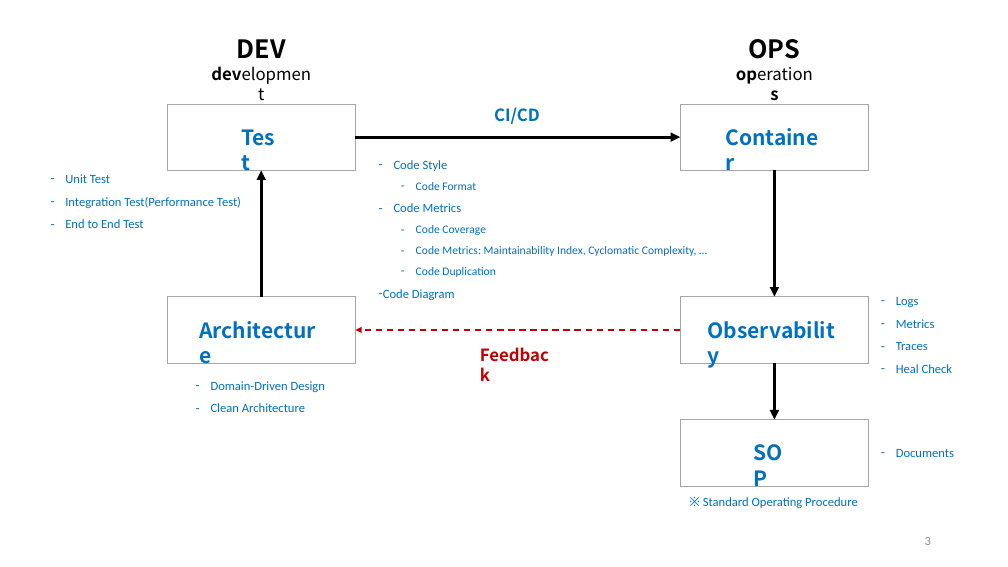
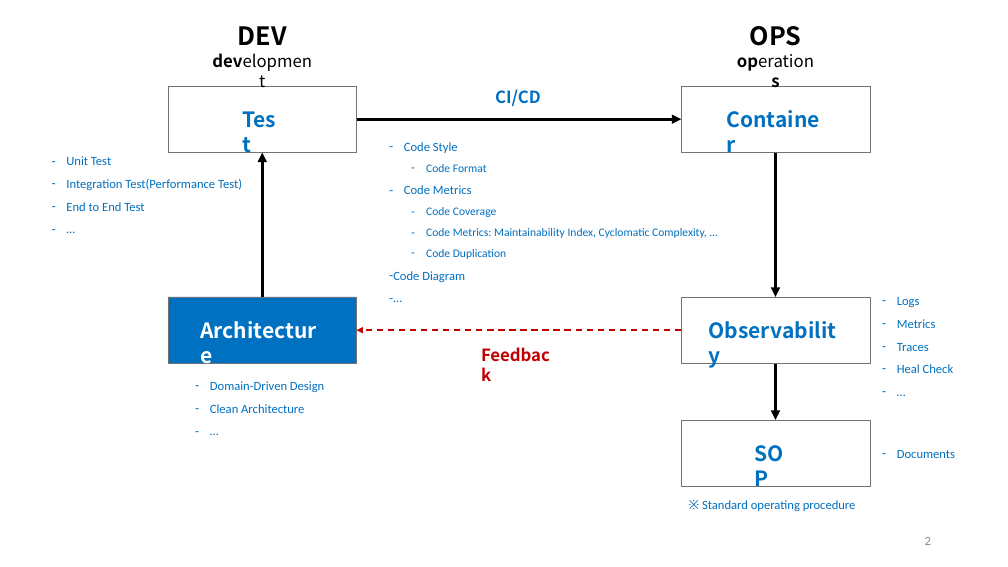
Before and after one commit to hhko/ArchDdd, a slide deck: slide 2 of README.pptx (slide 3 before the commit). Drawn at 1008x567 pixels with LibreOffice and Linux fonts; fonts in the diff are those of the drawing. Boxes give left, top, right and bottom in pixels: in the first picture for what was removed or moved away, otherwise in the second. Text is boxed around its words. In the diff, an @@ line names an element or a change of style, - is before the commit and + after.

```diff
--- a/README.pptx
+++ b/README.pptx
@@ text "DEV": place and size @@
-text "DEV" at [237,39,286,58]
+text "DEV" at [238,26,287,45]
@@ text "OPS": place and size @@
-text "OPS" at [749,39,801,59]
+text "OPS" at [750,26,802,46]
@@ 3 texts, 2 rectangles, 1 arrow: place and size @@
-3 texts, 2 rectangles, 1 arrow at [167,104,869,170]
+3 texts, 2 rectangles, 1 arrow at [168,86,870,153]
@@ outline #A6A6A6 0.25 pt to #767171 0.25 pt in 4 elements at [681,420,870,486], [681,297,870,364], [681,86,870,153], [168,86,356,153] @@
@@ text at [66,156,242,211]: paragraph added @@
+– …
@@ text "Unit Test": place and size @@
-text "Unit Test" at [65,174,241,228]
+text "Unit Test" at [66,156,242,211]
@@ text at [393,142,707,282]: paragraph added @@
+– …
@@ text "Code Style": place and size @@
-text "Code Style" at [383,160,697,300]
+text "Code Style" at [393,142,707,282]
@@ arrow moved from (262, 296) - (262, 171) to (262, 297) - (262, 153) @@
@@ arrow moved from (774, 171) - (774, 296) to (776, 153) - (776, 297) @@
@@ rectangle at [168,297,356,364]: fill #FFFFFF to #0070C0; outline #A6A6A6 0.25 pt to #767171 0.25 pt @@
@@ text at [897,297,954,373]: paragraph added @@
+– …
@@ text "Architecture" at [193,314,331,347]: text colour #0070C0 to #FFFFFF @@
@@ text at [210,381,324,413]: paragraph added @@
+– …
@@ text at [702,500,856,511]: text changed @@
-※ Standard Operating Procedure
+※ Standard operating procedure
```
Also in this commit, not shown: 20 other slides changed, 1 slide added, 14 other files.
